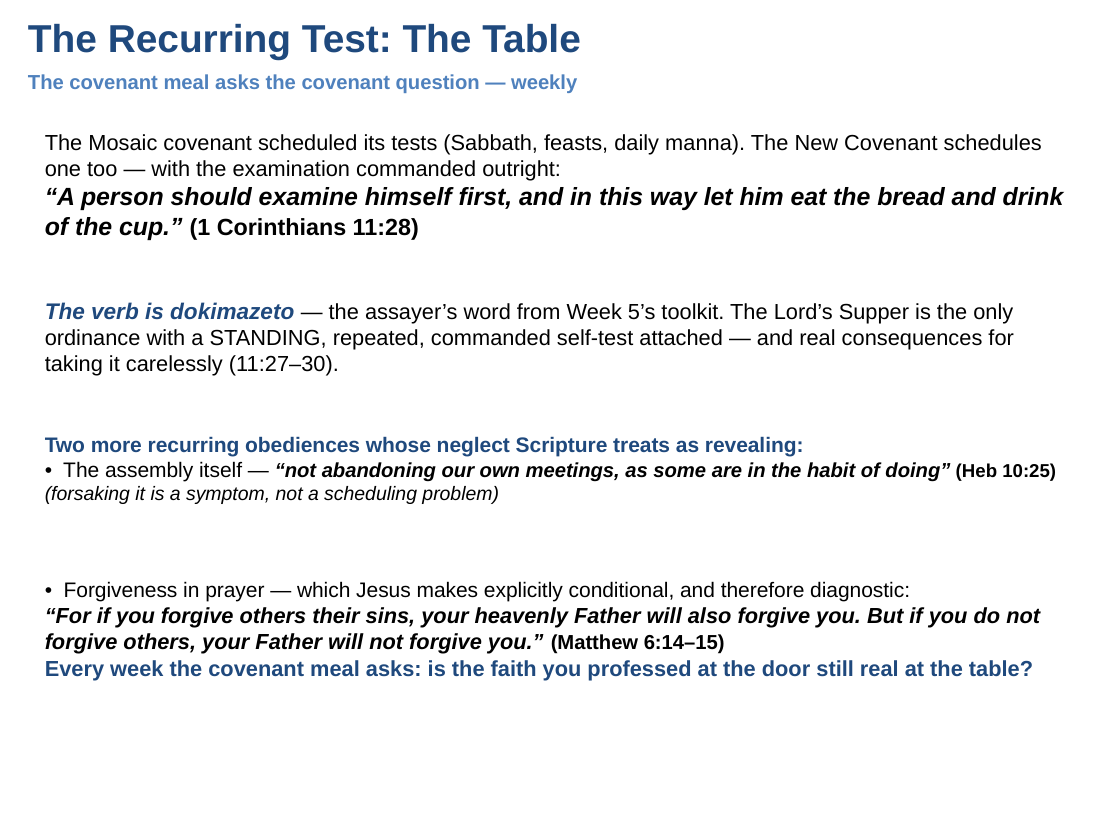
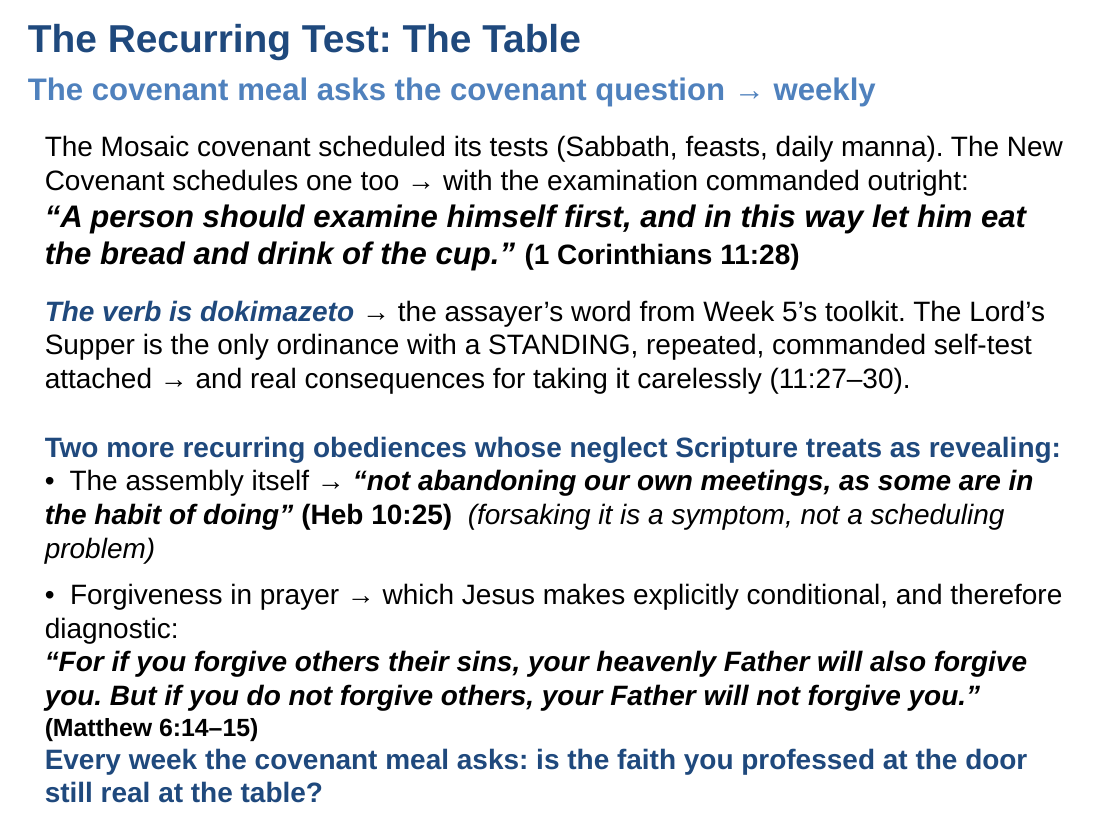
Before and after one commit to UsefulEngines/EvangelismPublic, a slide deck: slide 4 of 2026-Q4/08-TheChurchsTests/Week08-TheChurchsTests.pptx. Drawn at 1120x840 pixels with LibreOffice and Linux fonts; fonts in the diff are those of the drawing. Boxes give left, top, right and bottom in pixels: in the first picture for what was removed or moved away, otherwise in the second. Text is boxed around its words. In the diff, an @@ line names an element or a change of style, - is before the commit and + after.

```diff
--- a/2026-Q4/08-TheChurchsTests/Week08-TheChurchsTests.pptx
+++ b/2026-Q4/08-TheChurchsTests/Week08-TheChurchsTests.pptx
@@ text at bbox=[28, 77, 876, 106]: text changed; size 13 to 20 pt @@
-The covenant meal asks the covenant question — weekly
+The covenant meal asks the covenant question → weekly
@@ text at bbox=[45, 135, 1063, 270]: text changed; size 14 to 18 pt @@
-The Mosaic covenant scheduled its tests (Sabbath, feasts, daily manna). The New Covenant schedules one too — with the examination commanded outright:
-“A person should examine himself first, and in this way let him eat the bread and drink of the cup.” (1 Corinthians 11:28)
+The Mosaic covenant scheduled its tests (Sabbath, feasts, daily manna). The New Covenant schedules one too → with the examination commanded outright:
+“A person should examine himself first, and in this way let him eat the bread and drink of the cup.” (1 Corinthians 11:28)
@@ text at bbox=[45, 300, 1045, 393]: text changed; size 14 to 18 pt @@
-The verb is dokimazeto — the assayer’s word from Week 5’s toolkit. The Lord’s Supper is the only ordinance with a STANDING, repeated, commanded self-test attached — and real consequences for taking it carelessly (11:27–30).
+The verb is dokimazeto → the assayer’s word from Week 5’s toolkit. The Lord’s Supper is the only ordinance with a STANDING, repeated, commanded self-test attached → and real consequences for taking it carelessly (11:27–30).
@@ text at bbox=[45, 436, 1061, 563]: text changed; size 13.5 to 18 pt @@
-Two more recurring obediences whose neglect Scripture treats as revealing:
-• The assembly itself — “not abandoning our own meetings, as some are in the habit of doing” (Heb 10:25) (forsaking it is a symptom, not a scheduling problem)
+Two more recurring obediences whose neglect Scripture treats as revealing:
+• The assembly itself → “not abandoning our own meetings, as some are in the habit of doing” (Heb 10:25) (forsaking it is a symptom, not a scheduling problem)
@@ text at bbox=[45, 583, 1062, 741]: text changed; size 14 to 18 pt @@
-• Forgiveness in prayer — which Jesus makes explicitly conditional, and therefore diagnostic:
-“For if you forgive others their sins, your heavenly Father will also forgive you. But if you do not forgive others, your Father will not forgive you.” (Matthew 6:14–15)
+• Forgiveness in prayer → which Jesus makes explicitly conditional, and therefore diagnostic:
+“For if you forgive others their sins, your heavenly Father will also forgive you. But if you do not forgive others, your Father will not forgive you.” (Matthew 6:14–15)
@@ text at bbox=[45, 748, 1027, 803]: size 14 to 18 pt in "Every week the covenant meal asks: is ..." @@
```
Also in this commit, not shown: 6 other slides changed, 5 other files.
